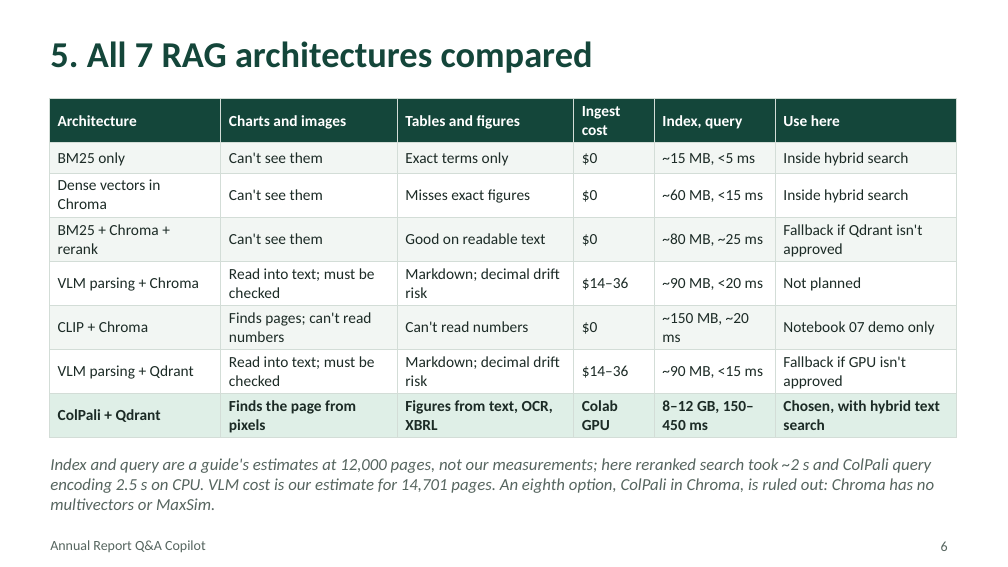
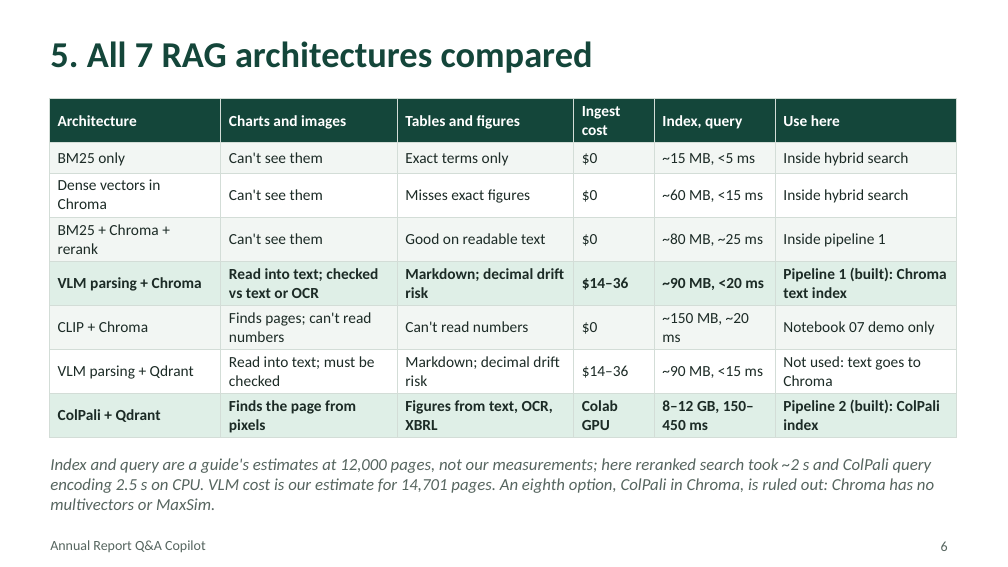
Before and after one commit to rama159065/Capstone, a slide deck: slide 6 of Annual_Report_Copilot_TrackB_Mentor_Deck.pptx. Drawn at 1008x567 pixels with LibreOffice and Linux fonts; fonts in the diff are those of the drawing. Boxes give left, top, right and bottom in pixels: in the first picture for what was removed or moved away, otherwise in the second. Text is boxed around its words. In the diff, an @@ line names an element or a change of style, - is before the commit and + after.

```diff
--- a/Annual_Report_Copilot_TrackB_Mentor_Deck.pptx
+++ b/Annual_Report_Copilot_TrackB_Mentor_Deck.pptx
@@ table at (x1=49, y1=99, x2=957, y2=437) @@
-row 4, column 6: Fallback if Qdrant isn't approved
+row 4, column 6: Inside pipeline 1
-row 5, column 2: Read into text; must be checked
+row 5, column 2: Read into text; checked vs text or OCR
-row 5, column 6: Not planned
+row 5, column 6: Pipeline 1 (built): Chroma text index
-row 7, column 6: Fallback if GPU isn't approved
+row 7, column 6: Not used: text goes to Chroma
-row 8, column 6: Chosen, with hybrid text search
+row 8, column 6: Pipeline 2 (built): ColPali index
@@ fill #FFFFFF to #DFEFE7 in row 5 @@
@@ bold on in "VLM parsing + Chroma", "Markdown; decimal drift risk", "$14–36", "~90 MB, <20 ms" @@
```
Also in this commit, not shown: 7 other slides changed, 2 slides removed, 14 other files.
